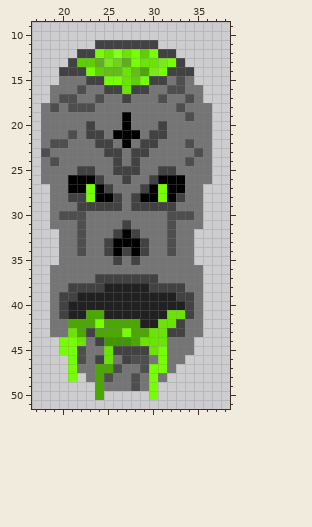
Two states of a pixel-art sprite, Game Code/debug folder/boss_2.png. Above is the file before it was changed.
The file is 60x60 pixels. Colours within 5 levels of each other are drawn and written as one. Shown: x 17..38, y 9..51.
New version:
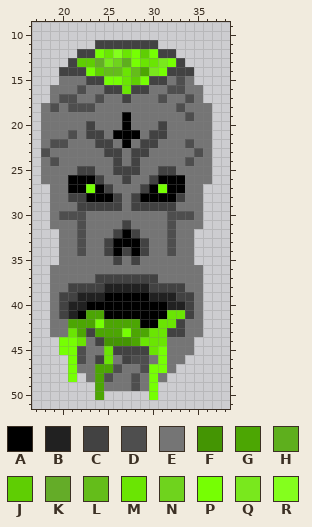
Palette (. is transparent): A #000000  B #212121  C #424242  D #4e4e4e  E #757575  F #449503  G #4ca603  H #5eaf1d  J #5fce03  K #64ac28  L #64bd1a  M #6ae503  N #6fd31d  P #76ff03  Q #79e81d  R #84ff1d
What changed:
Changed rows in their new state; - is an unchanged pixel.
first column x 23:
28 A-------A
first column x 22:
39 ---AAAAA--
40 -AAAAAAAAA
41 A--AAAAAAA
42 -------AA-
